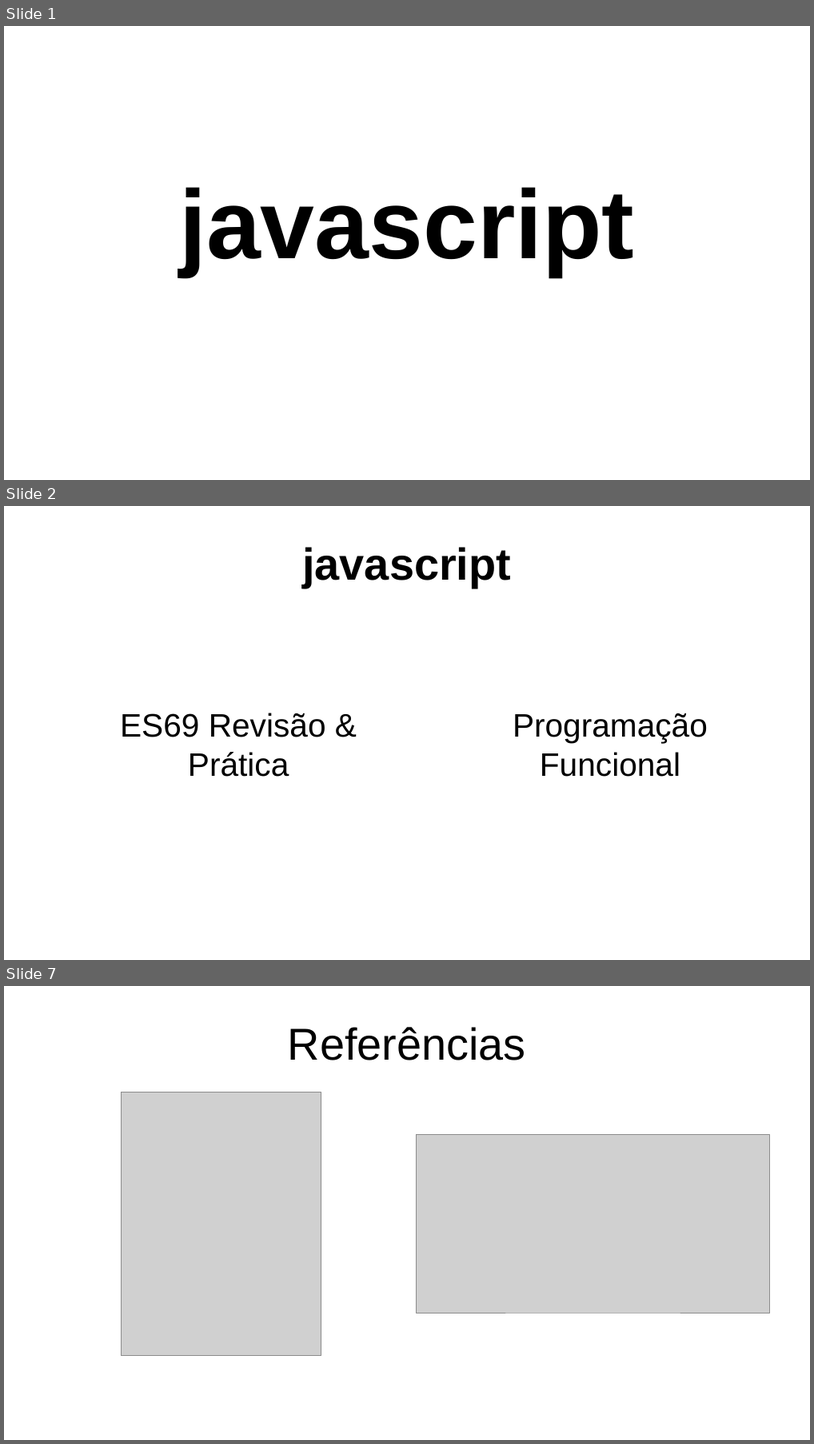
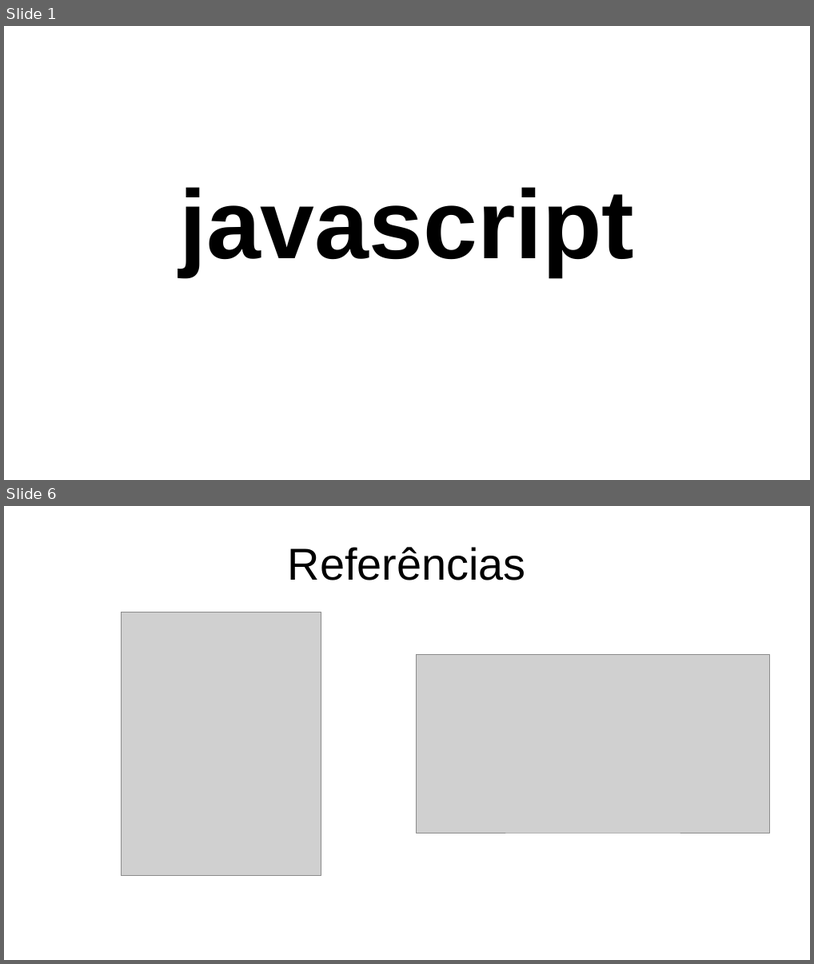
Before and after one commit to itacirgabral/redeflex, a slide deck: index.odp. Shown one above the other, each under a label of ours: slides 1, 2 and 7 before the commit, slides 1 and 6 after it; the slides between them are not shown. The pictures are 814x1444 and 814x964 pixels, drawn with LibreOffice and Linux fonts; fonts in the diff are those of the drawing; grey boxes stand for pictures. Boxes give left, top, right and bottom in pixels: in the first picture for what was removed or moved away, otherwise in the second. Text is boxed around its words. In the diff, an @@ line names an element or a change of style, - is before the commit and + after.

```diff
--- a/index.odp
+++ b/index.odp
@@ slide 2 removed at (4, 506, 810, 960), background #FFFFFF @@
@@ title removed at (302, 547, 511, 588) @@
-javascript
@@ text removed at (120, 712, 326, 776) @@
-ES69 Revisão & Prática
@@ text removed at (513, 713, 708, 776) @@
-Programação Funcional
@@ what was slide 7 is now slide 6 @@
```
Also in this commit, not shown: 4 slides changed, 6 other files.
